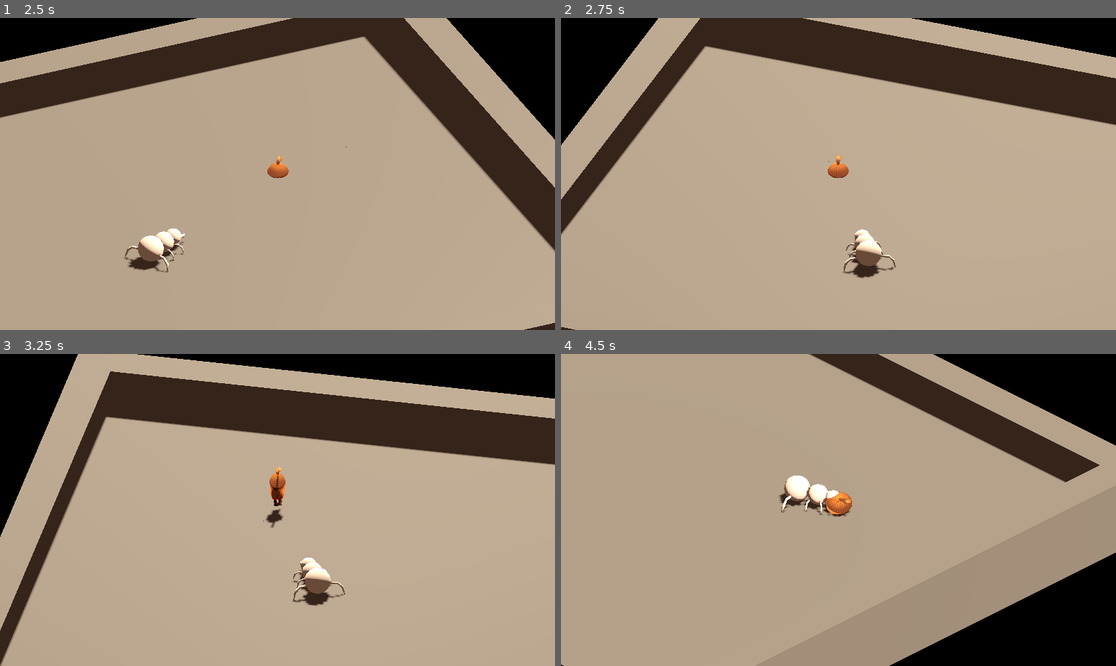
Above: before the commit, frames 1-4 (two rows, left to right).
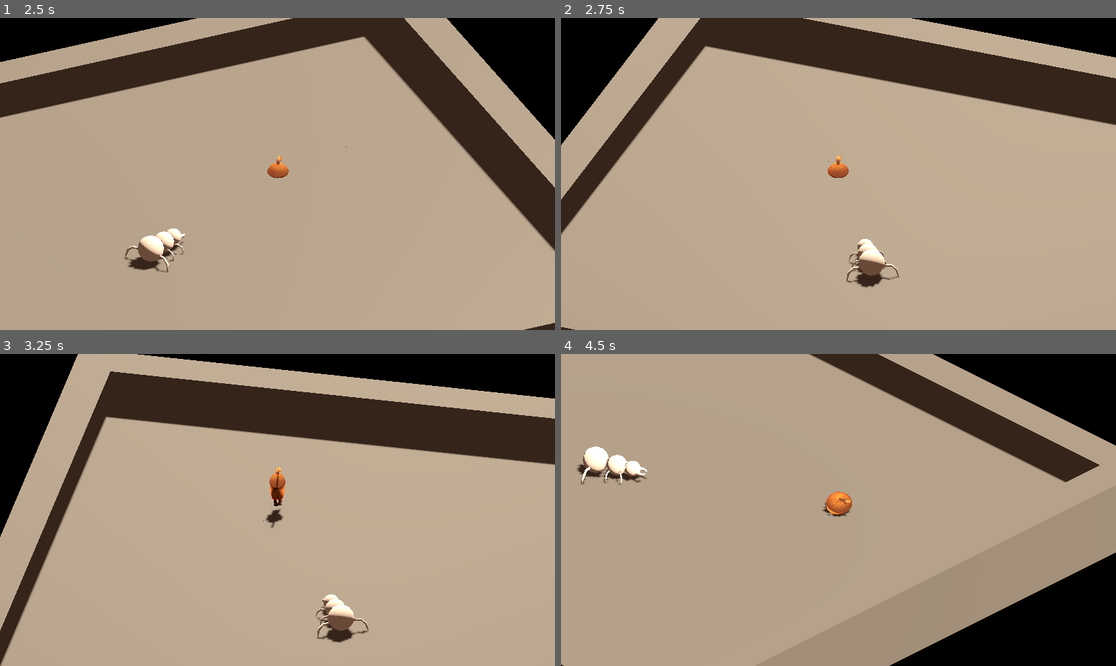
Above: after the commit, the same moments.

Repository: Fanny-Pack-Studios/team-achura-ggj2023
Game: Godot game, scene res://Main.tscn
Same seed, same stepped clock (60 frames per second), same inputs: the game is played once before the commit and once after it.
Inputs:
- Up to frame 1 (2.5 s): hold D (right) 0.53-1.28 s; tap Space (toggle_planting) at 0.6 s; hold S (down) 1.28-2.03 s; tap Q at 1.35 s; hold D (right) from 2.03 s (still down); hold E from 2.03 s (still down)
- Up to frame 2 (2.75 s): keep holding D (right); keep holding E
- Up to frame 3 (3.25 s): release D (right) at 2.78 s; release E at 2.78 s; hold W (up) from 2.78 s (still down); tap Space (toggle_planting) at 2.85 s
- Up to frame 4 (4.5 s): release W (up) at 3.53 s; hold Q 3.53-4.28 s; hold A (left) from 3.53 s (still down); tap E at 4.35 s

Frame 1 is identical in both runs. In frame 2, 0.9% of the frame differs, in the area x 50-61%, y 67-87%; in frame 3, 1.4%; in frame 4, 1.6%, in the area x 2-51%, y 29-52%.

Commit message:
Agrego el shooting behaviour al enemigo

Diff:
--- a/godot-project/src/characters/Enemies/Ant.gd
+++ b/godot-project/src/characters/Enemies/Ant.gd
@@ -6,13 +6,21 @@
 
 @export var health: int = 5
 
+@export var attack_range: float = 5
+
 func _target_position() -> Vector3:
 	return target.position
 
 func _physics_process(delta):
 	super._physics_process(delta)
 	if is_instance_valid(target):
-		$AccelerationBehaviour.towards_target(_target_position(), move_speed)
+		if not $ShootingBehaviour.is_shooting():
+			if _target_position().distance_to(position) < attack_range:
+				$ShootingBehaviour.start_shooting()
+			else:
+				$AccelerationBehaviour.towards_target(_target_position(), move_speed)
+		else:
+			$AccelerationBehaviour.towards_target(_target_position(), 0)
 	else:
 		$AccelerationBehaviour.clear_target()
 
@@ -31,3 +39,6 @@
 
 func die():
 	queue_free()
+
+func _on_shooting_behaviour_shoot():
+	print("Enemy shoot!")
--- a/godot-project/src/characters/Enemies/Ant.tscn
+++ b/godot-project/src/characters/Enemies/Ant.tscn
@@ -1,8 +1,9 @@
-[gd_scene load_steps=6 format=3 uid="uid://cx4q0xyef4730"]
+[gd_scene load_steps=7 format=3 uid="uid://cx4q0xyef4730"]
 
 [ext_resource type="PackedScene" uid="uid://b5gq8poi61am2" path="res://assets/gltf/Bug.gltf" id="1_604sy"]
 [ext_resource type="Script" path="res://src/characters/Enemies/Ant.gd" id="1_gucpg"]
 [ext_resource type="Script" path="res://src/characters/behaviours/AccelerationBehaviour.gd" id="2_p71vt"]
+[ext_resource type="Script" path="res://src/characters/behaviours/ShootingBehaviour.gd" id="4_8dqjg"]
 
 [sub_resource type="SphereShape3D" id="SphereShape3D_v2rnu"]
 radius = 0.55293
@@ -23,6 +24,9 @@
 turn_speed = 1.5
 accelerate_forward = true
 
+[node name="ShootingBehaviour" type="Node" parent="."]
+script = ExtResource("4_8dqjg")
+
 [node name="CollisionShape3D" type="CollisionShape3D" parent="."]
 transform = Transform3D(1, 0, 0, 0, 1, 0, 0, 0, 1, 0, 0.530594, 0)
 shape = SubResource("SphereShape3D_v2rnu")
@@ -35,4 +39,5 @@
 transform = Transform3D(1, 0, 0, 0, -4.37114e-08, 1, 0, -1, -4.37114e-08, 0, 0.394707, 0)
 shape = SubResource("CapsuleShape3D_51fhh")
 
+[connection signal="shoot" from="ShootingBehaviour" to="." method="_on_shooting_behaviour_shoot"]
 [connection signal="body_entered" from="HurtArea" to="." method="_on_hurt_area_body_entered"]
--- /dev/null
+++ b/godot-project/src/characters/behaviours/ShootingBehaviour.gd
@@ -0,0 +1,38 @@
+class_name ShootingBehaviour
+extends Node
+
+signal shoot
+
+@export var shoot_wait_time :float = 2
+@export var turn_speed := PI
+
+var shooting :bool = false
+var time :float = 0
+
+const PARENT_WRONG_TYPE_ERROR = "This behaviour requires a CharacterBody3D parent"
+
+func _get_configuration_warnings():
+	if !get_parent() is CharacterBody3D:
+		return PARENT_WRONG_TYPE_ERROR
+
+func _ready():
+	time = shoot_wait_time
+	assert(get_parent() is CharacterBody3D, PARENT_WRONG_TYPE_ERROR)
+
+func character() -> CharacterBody3D:
+	return get_parent()
+
+func start_shooting():
+	if not shooting:
+		time = shoot_wait_time
+		shooting = true
+
+func is_shooting():
+	return shooting
+
+func _physics_process(delta):
+	if shooting:
+		time -= delta
+		if time <= 0:
+			shooting = false
+			emit_signal("shoot")
--- a/godot-project/src/characters/sid/Sid.tscn
+++ b/godot-project/src/characters/sid/Sid.tscn
@@ -80,27 +80,22 @@
 [node name="Player" parent="." instance=ExtResource("2_j5eyj")]
 
 [node name="Skeleton3D" parent="Player/Sid_Bones" index="0"]
-bones/0/position = Vector3(0, -0.483455, 2.52576e-15)
-bones/0/rotation = Quaternion(-0.0493588, 1.18011e-07, 1.68633e-08, 0.998781)
-bones/1/rotation = Quaternion(0.00655444, -2.57574e-14, 1.56271e-09, 0.999979)
+bones/0/rotation = Quaternion(0.213548, 1.18314e-07, -1.45842e-08, 0.976933)
+bones/1/rotation = Quaternion(0.121371, 1.79472e-10, 1.55237e-09, 0.992607)
 bones/1/scale = Vector3(1, 1, 1)
-bones/2/rotation = Quaternion(-0.204056, -0.0240203, -0.26478, 0.942165)
-bones/3/position = Vector3(-0.0939119, -0.0509714, 0.0147648)
-bones/3/rotation = Quaternion(0.975244, -0.11775, -0.0114032, -0.186825)
-bones/3/scale = Vector3(0.999999, 1, 1)
-bones/4/rotation = Quaternion(-0.387016, 0.187148, -0.0803682, 0.899297)
-bones/5/rotation = Quaternion(0.402589, -0.00437243, 0.00927994, 0.915324)
-bones/6/rotation = Quaternion(0.601635, -0.10585, 0.107882, 0.784342)
-bones/7/position = Vector3(0.0939119, -0.0509713, 0.0147649)
-bones/7/rotation = Quaternion(0.975244, 0.11775, 0.0114043, -0.186825)
+bones/2/rotation = Quaternion(-0.439215, 0.0447972, -0.262066, 0.85814)
+bones/3/rotation = Quaternion(0.967772, -0.181691, -0.111354, 0.134184)
+bones/3/scale = Vector3(1, 0.999999, 1)
+bones/4/rotation = Quaternion(-0.409353, 0.187939, -0.0904796, 0.888213)
+bones/5/rotation = Quaternion(0.417015, -0.0016602, 0.0035304, 0.908891)
+bones/6/rotation = Quaternion(0.651654, -0.00313992, -0.00759095, 0.758472)
+bones/7/rotation = Quaternion(0.967772, 0.181692, 0.111354, 0.134184)
 bones/7/scale = Vector3(1, 1, 1)
-bones/8/rotation = Quaternion(-0.387016, -0.187148, 0.0803684, 0.899297)
-bones/9/rotation = Quaternion(0.402588, 0.00437238, -0.00928034, 0.915324)
-bones/10/rotation = Quaternion(0.601635, 0.10585, -0.107882, 0.784342)
-bones/11/position = Vector3(-0.123884, -0.619328, -0.663551)
-bones/12/position = Vector3(-0.123884, -0.705081, 0.014986)
-bones/13/position = Vector3(0.123884, -0.619328, -0.663551)
-bones/14/position = Vector3(0.123884, -0.705081, 0.014986)
+bones/8/rotation = Quaternion(-0.409354, -0.187939, 0.0904804, 0.888213)
+bones/9/rotation = Quaternion(0.417015, 0.00165996, -0.00353045, 0.908891)
+bones/10/rotation = Quaternion(0.651654, 0.00313943, 0.00759105, 0.758472)
+bones/11/position = Vector3(-0.323884, -0.135873, -0.663551)
+bones/13/position = Vector3(0.323884, -0.135873, -0.663551)
 
 [node name="CollisionShape3D" type="CollisionShape3D" parent="."]
 transform = Transform3D(1, 0, 0, 0, 1, 0, 0, 0, 1, -1.67311e-10, 0.450725, 0.0108531)
--- a/godot-project/src/characters/sid/weapons/PlayerBullet.tscn
+++ b/godot-project/src/characters/sid/weapons/PlayerBullet.tscn
@@ -8,9 +8,9 @@
 [node name="CSGSphere3D" type="CSGSphere3D" parent="."]
 radius = 0.2
 
-[node name="RigidBody3D" type="RigidBody3D" parent="."]
+[node name="Area3D" type="Area3D" parent="."]
 collision_layer = 4
 collision_mask = 8
 
-[node name="CollisionShape3D" type="CollisionShape3D" parent="RigidBody3D"]
+[node name="CollisionShape3D" type="CollisionShape3D" parent="Area3D"]
 shape = SubResource("SphereShape3D_hp70v")
